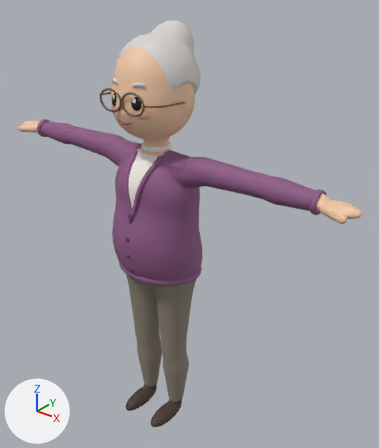
The glTF model assets/3d/characters/own_old_woman.glb, before and after one commit.
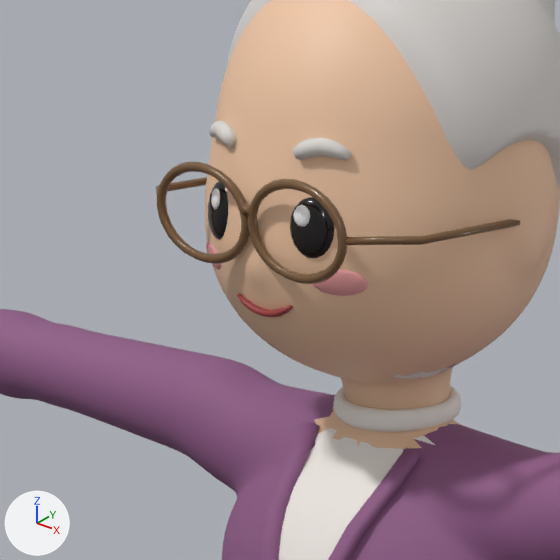
The first picture shows the older version from a camera (50 mm lens) standing at (1.189, -1.292, 1.726) and looking at (0.069, 0.107, 0.858). The close-ups show the older and then the newer version on the part from 17% to 51% of the width and 11% to 41% of the height of that picture. Only the edits that show in the close-ups are written down. Every picture has the same lights, and +X, +Y and +Z are marked at lower left. Vertices at exactly the same position are counted once.

The scene before the commit, as lines of its bpy script (objects in view):
```python
me_mesh_002 = bpy.data.meshes.new('Mesh.002')
me_mesh_002.from_pydata(...)  # 29324 vertices, 58568 faces; spans x -0.75..0.75, y -0.16..0.17, z 0.0..1.58
me_mesh_002.materials.append(mat_skin)  # beige #f2c8a6
me_mesh_002.materials.append(mat_top)  # purple #8e5a86
me_mesh_002.materials.append(mat_inner)  # white #f3eee8
me_mesh_002.materials.append(mat_bottom)  # brown #8b8274
me_mesh_002.materials.append(mat_shoes)  # brown #4a3a33
me_mesh_002.materials.append(mat_eye)  # black #1a1414
me_mesh_002.materials.append(mat_eye_hl)  # white #ffffff
me_mesh_002.materials.append(mat_brow)  # light grey #dcd8d4
me_mesh_002.materials.append(mat_cheek)  # pink #eba0a0
me_mesh_002.materials.append(mat_mouth)  # red #9a3a3a
me_mesh_002.materials.append(mat_glass)  # brown #7a5a3a
me_mesh_002.materials.append(mat_hair)  # light grey #dcd8d4
me_mesh_002.materials.append(mat_detail)  # dark purple #5c3657
ob_old_woman = bpy.data.objects.new('old_woman', me_mesh_002)
ob_old_woman.location = (0.0, 0.0, 0.0)
```
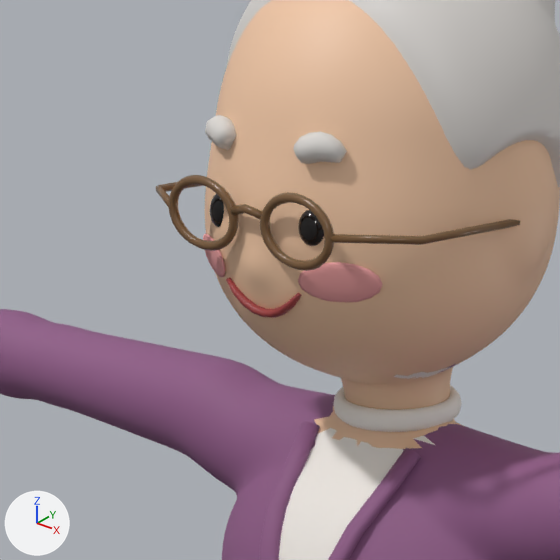
The change in detail:
me_mesh_002 is used by ob_old_woman; location (0.0, 0.0, 0.0).
me_mesh_002 had 29324 vertices, 58568 faces and spanned x -0.75..0.75, y -0.16..0.17, z 0.0..1.58.
me_mesh_002 now has 29220 vertices, 58368 faces and spans x -0.75..0.75, y -0.16..0.17, z 0.0..1.58.
me_mesh_002 part 1: 444 vertices moved from x -0.1..0.1, y -0.15..-0.11, z 1.3..1.41 to x -0.09..0.08, y -0.15..-0.1, z 1.3..1.41; 441 vertices removed from x -0.1..0.1, y -0.15..-0.11, z 1.28..1.41; 337 vertices added at x -0.09..0.09, y -0.15..-0.1, z 1.28..1.42.
me_mesh_002 part 2: 13 faces spanning x -0.05..0.05, y -0.13, z 1.36 switch from mat_eye_hl (white #ffffff) to mat_eye (black #1a1414).
me_mesh_002 part 3: 5 faces spanning x 0.07..0.08, y -0.15..-0.14, z 1.35..1.37 switch from mat_cheek (pink #eba0a0) to mat_glass (brown #7a5a3a).

Where the change shows, as pixel boxes (x1, y1, x2, y2) in the close-ups (560 x 560 px; the box of a moved part takes in the faces that stretch with it):
part 1 of me_mesh_002, moved or reshaped: before (156, 121, 424, 317); after (156, 115, 423, 318)
part 2 of me_mesh_002, recoloured: after (211, 194, 313, 222)
part 3 of me_mesh_002, recoloured: after (321, 223, 327, 238)
